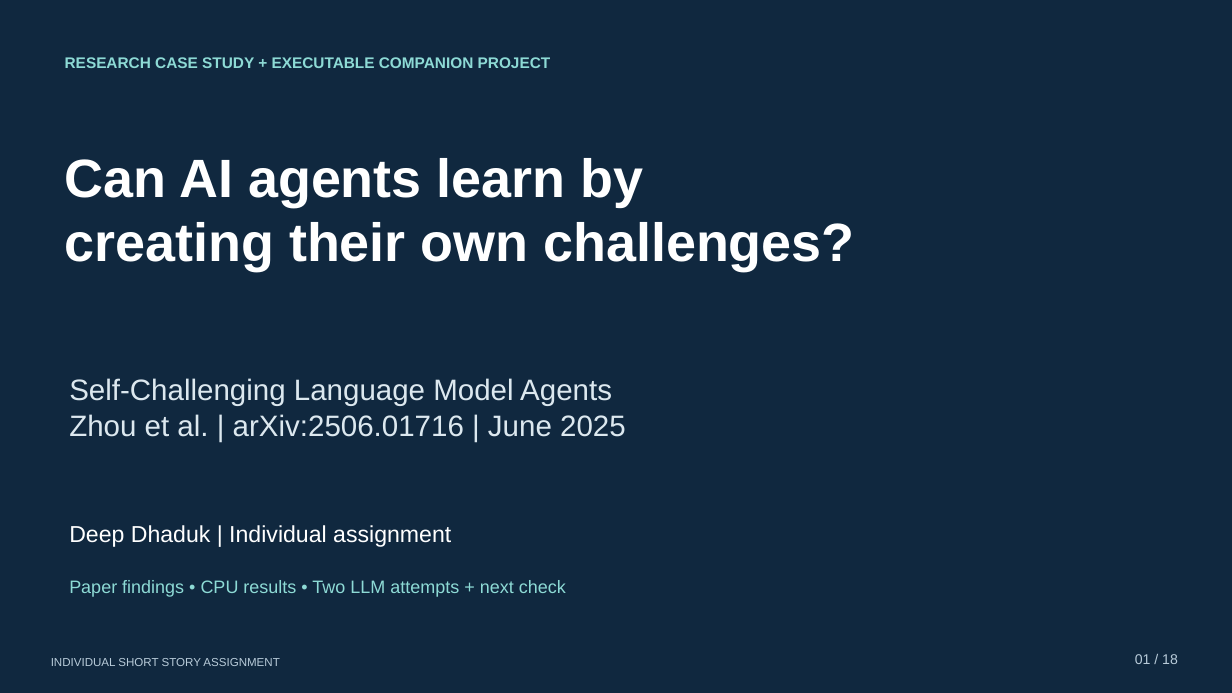
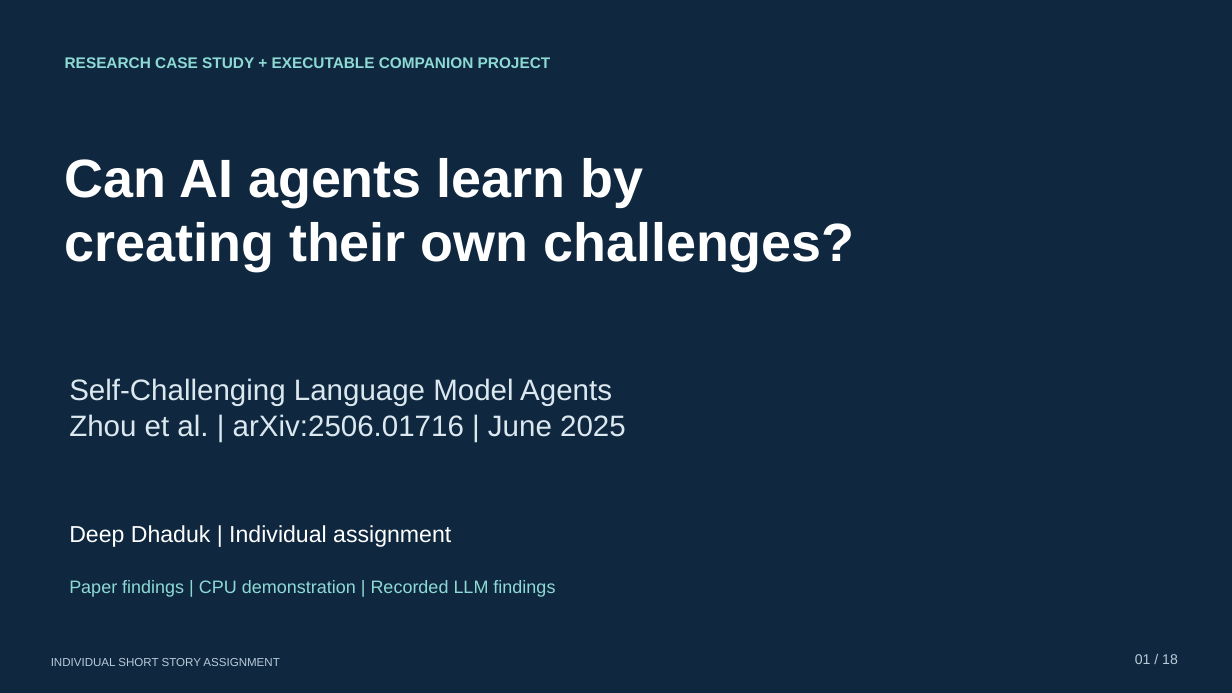
Before and after one commit to Deep-Dhaduk/Self-Challenging-Language-Model-Agents, a slide deck: slide 1 of slides/self_challenging_agents.pptx. Drawn at 1232x693 pixels with LibreOffice and Linux fonts; fonts in the diff are those of the drawing. Boxes give left, top, right and bottom in pixels: in the first picture for what was removed or moved away, otherwise in the second. Text is boxed around its words. In the diff, an @@ line names an element or a change of style, - is before the commit and + after.

```diff
--- a/slides/self_challenging_agents.pptx
+++ b/slides/self_challenging_agents.pptx
@@ text at box(69, 580, 555, 597): text changed @@
-Paper findings • CPU results • Two LLM attempts + next check
+Paper findings | CPU demonstration | Recorded LLM findings
```
Also in this commit, not shown: 4 other slides changed, 12 other files.
